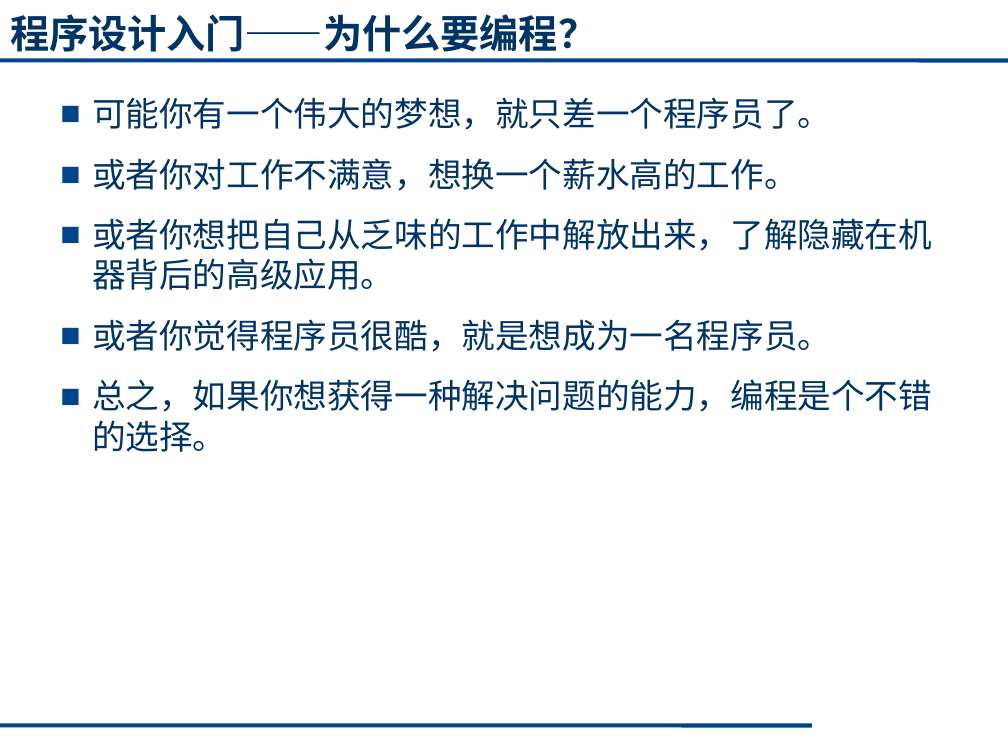
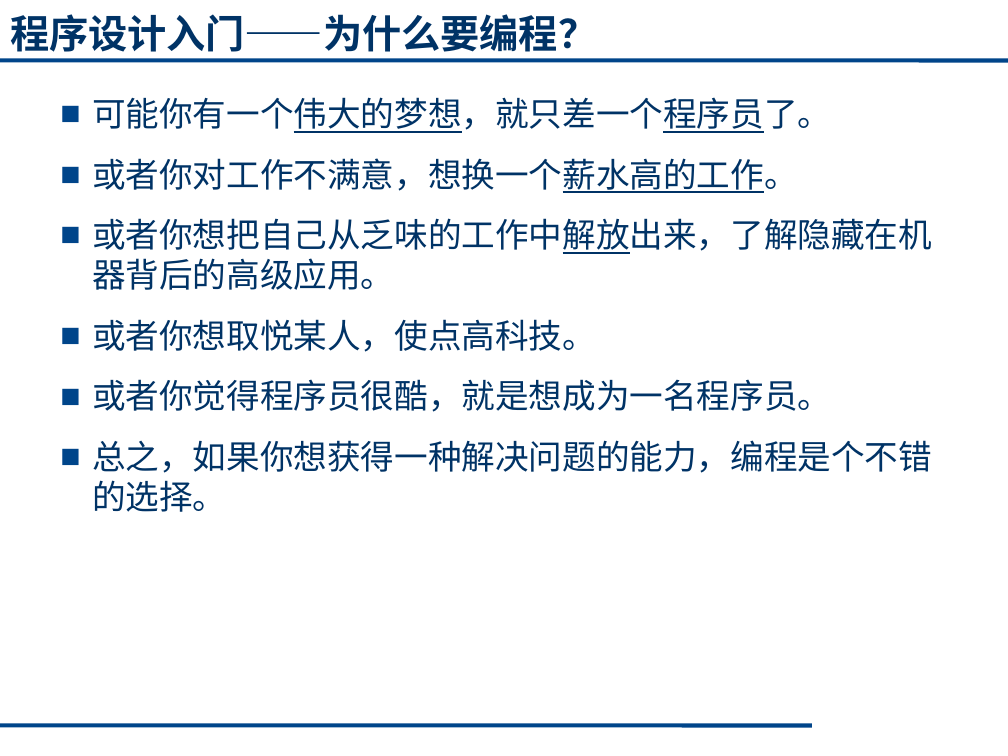
Before and after one commit to cugwhp/OOPCPP, a slide deck: slide 14 of 02. PPT/Fall/C++_绪论1.pptx (slide 16 before the commit). Drawn at 1008x756 pixels with LibreOffice and Linux fonts; fonts in the diff are those of the drawing. Boxes give left, top, right and bottom in pixels: in the first picture for what was removed or moved away, otherwise in the second. Text is boxed around its words. In the diff, an @@ line names an element or a change of style, - is before the commit and + after.

```diff
--- a/02. PPT/Fall/C++_绪论1.pptx
+++ b/02. PPT/Fall/C++_绪论1.pptx
@@ text at box(92, 97, 932, 290): underline on in "可能你有一个伟大的梦想，就只差一个程序员了。", "或者你对工作不满意，想换一个薪水高的工作。", "或者你想把自己从乏味的工作中解放出来，了解隐藏在机器背后的高级应用。" @@
@@ text at box(92, 319, 596, 352): paragraph added @@
+■ 或者你想取悦某人，使点高科技。
```
Also in this commit, not shown: 8 other slides changed, 2 slides added, 3 slides removed, 1 other file.
